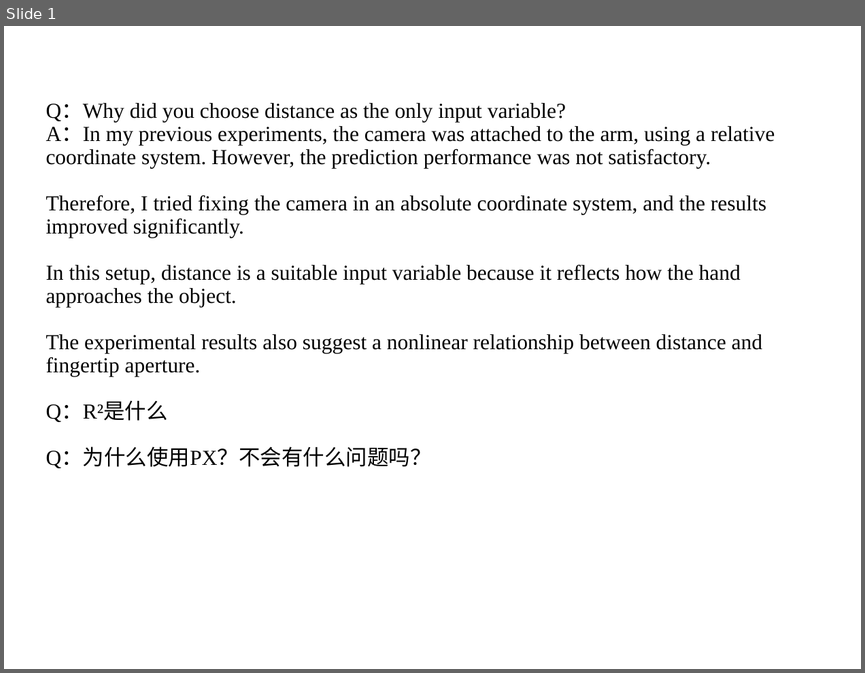
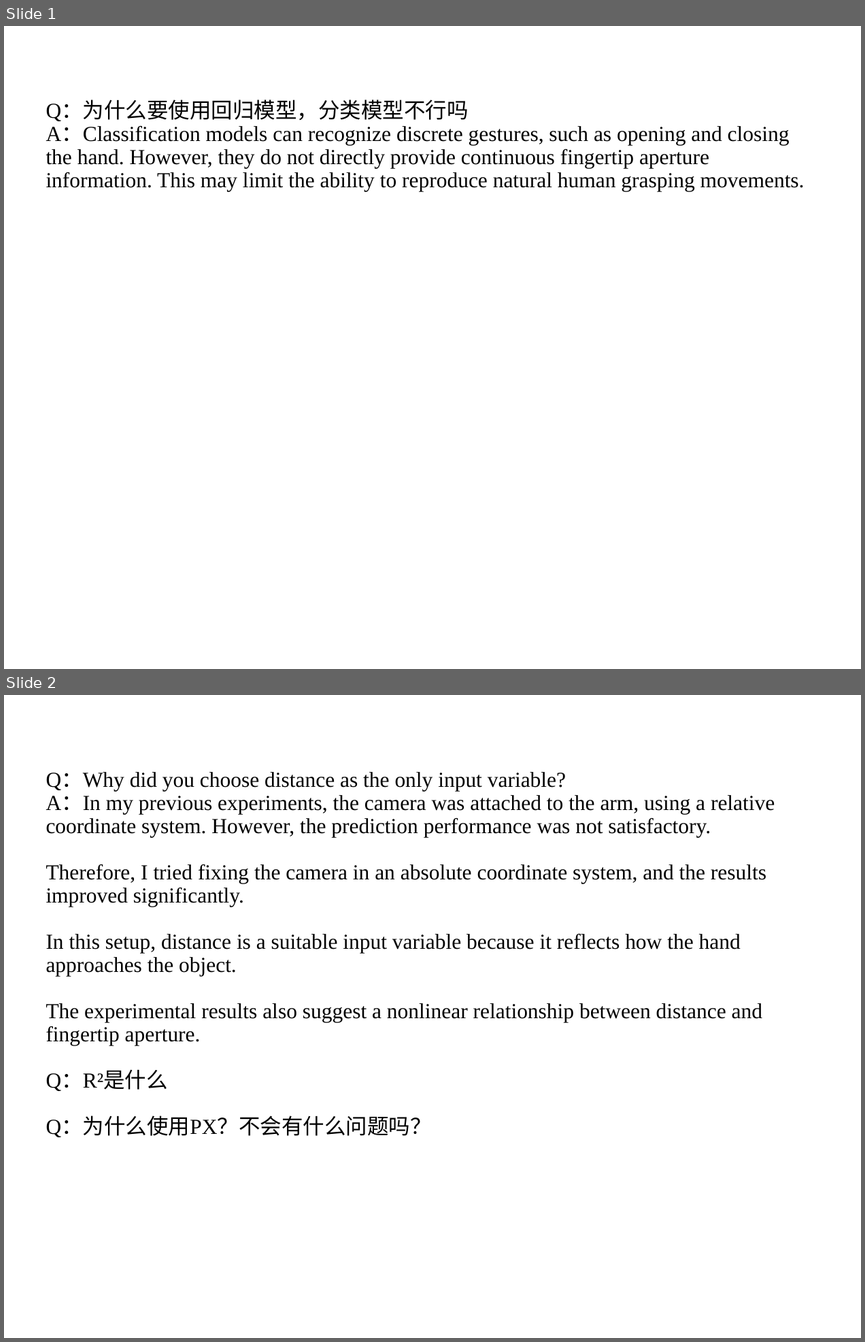
Before and after one commit to DiXiQing/Multimodal_Imitation_Learning, a slide deck: Zemi/回答应对.pptx. Shown one above the other, each under a label of ours: slide 1 before the commit, slides 1 and 2 after it. The pictures are 865x673 and 865x1342 pixels, drawn with LibreOffice and Linux fonts; fonts in the diff are those of the drawing. Boxes give left, top, right and bottom in pixels: in the first picture for what was removed or moved away, otherwise in the second. Text is boxed around its words. In the diff, an @@ line names an element or a change of style, - is before the commit and + after.

```diff
--- a/Zemi/回答应对.pptx
+++ b/Zemi/回答应对.pptx
@@ slide 1 added at [4, 26, 861, 669], background #FFFFFF @@
@@ text added at [46, 101, 804, 191], 18 pt, text #000000 @@
+Q：为什么要使用回归模型，分类模型不行吗
+A：Classification models can recognize discrete gestures, such as opening and closing the hand. However, they do not directly provide continuous fingertip aperture information. This may limit the ability to reproduce natural human grasping movements.
@@ what was slide 1 is now slide 2 @@
```
Also in this commit, not shown: 5 other files.
